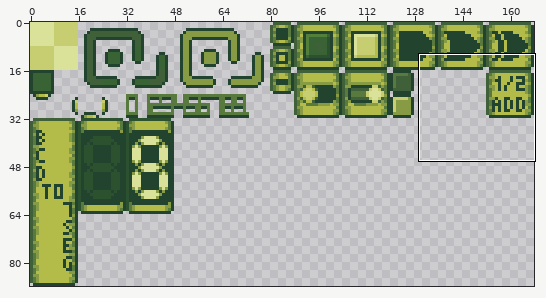
One commit to this sprite sheet: assets/images/Sprites.png. Above, an overview of the earlier version with the close-up marked.
Close-up. Old version:
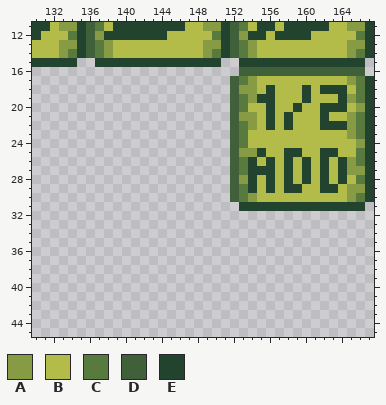
The file is 168x88 pixels. Colours within 5 levels of each other are drawn and written as one. Shown: x 130..167, y 11..45.
Palette (. is transparent): A #869b44  B #b3bb49  C #597a3e  D #3f6038  E #22432d
Pixels before, first column x 130:
11 EEBAAEDCBEEEEEEEEBBAAEDCBEEBEEEEEBBAAE
12 EBBBCEDAEEEEEEEBBBBBCEDAEEBEEEEBBBBBCE
13 BBBAAEDCABBBBBBBBBBAAEDCABBBBBBBBBBAAE
14 BBBACEDCABBBBBBBBBBACEDCABBBBBBBBBBACE
15 EEEEE..EEEEEEEEEEEEEE..EEEEEEEEEEEEEE.
16 .......................DDDDDDDDDDDDDD.
17 ......................DCABBBBBBBBBBACE
18 ......................DAABEBBBEBEEEBCE
19 ......................DCAEEBBBEBBBEACE
20 ......................DCBBEBBEBBEEEBAE
21 ......................DAABEBEBBBEBBACE
22 ......................DCABEBEBBBEEEACE
23 ......................DCBBBBBBBBBBBACE
24 ......................DCBBBBBBBBBBBBAE
25 ......................DAAEBBEEBBEEBBCE
26 ......................DCEBEBEBEBEBEACE
27 ......................DCEEEBEBEBEBEAAE
28 ......................DAEBEBEBEBEBEBCE
29 ......................DCEBEBEEBBEEBAAE
30 ......................DCABBBBBBBBBBACE
31 .......................EEEEEEEEEEEEEE.
And afterwards:
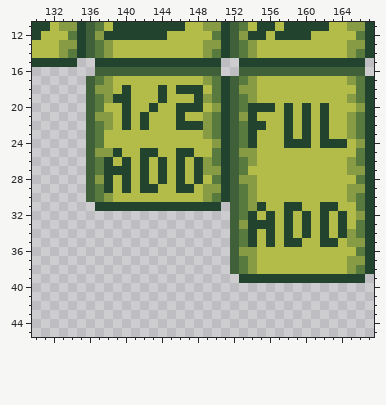
Diff:
y 16: x 137..150 .............. -> DDDDDDDDDDDDDD
y 17: x 136..151 ................ -> DCABBBBBBBBBBACE
y 18: x 136..151 ................ -> DAABEBBBEBEEEBCE; x 156 E -> B; x 160 E -> B; x 162..164 EEE -> BBB
y 19: x 136..151 ................ -> DCAEEBBBEBBBEACE; x 155..156 EE -> BB; x 160 E -> B; x 164 E -> B
y 20: x 136..151 ................ -> DCBBEBBEBBEEEBAE; x 154..155 BB -> EE; x 158..160 BEB -> EBE; x 163..164 EE -> BB
y 21: x 136..151 ................ -> DAABEBEBBBEBBACE; x 154 A -> E; x 156 E -> B; x 160 B -> E
y 22: x 136..151 ................ -> DCABEBEBBBEEEACE; x 154..156 ABE -> EEB; x 160 B -> E; x 163..164 EE -> BB
y 23: x 136..151 ................ -> DCBBBBBBBBBBBACE; x 154 B -> E; x 158 B -> E; x 160 B -> E; x 162 B -> E
y 24: x 136..151 ................ -> DCBBBBBBBBBBBBAE; x 154 B -> E; x 158..160 BBB -> EEE; x 162..164 BBB -> EEE
y 25: x 136..151 ................ -> DAAEBBEEBBEEBBCE; x 155 E -> B; x 158..159 EE -> BB; x 162..163 EE -> BB
y 26: x 136..151 ................ -> DCEBEBEBEBEBEACE; x 154 E -> A; x 156 E -> B; x 158 E -> B; x 160 E -> B; x 162 E -> B; x 164 E -> B
y 27: x 136..151 ................ -> DCEEEBEBEBEBEAAE; x 154..156 EEE -> BBB; x 158 E -> B; x 160 E -> B; x 162 E -> B; x 164 E -> B
y 28: x 136..151 ................ -> DAEBEBEBEBEBEBCE; x 154 E -> A; x 156 E -> B; x 158 E -> B; x 160 E -> B; x 162 E -> B; x 164 E -> B
y 29: x 136..151 ................ -> DCEBEBEEBBEEBAAE; x 154 E -> A; x 156 E -> B; x 158..159 EE -> BB; x 162..163 EE -> BB
y 30: x 136..151 ................ -> DCABBBBBBBBBBACE
y 31: x 137..150 .............. -> EEEEEEEEEEEEEE; x 152..154 .EE -> DCA; x 156..157 EE -> BB; x 160..161 EE -> BB; x 164..167 EEE. -> BBCE
y 32: x 152..167 ................ -> DCEBEBEBEBEBEBAE
y 33: x 152..167 ................ -> DAEEEBEBEBEBEBCE
y 34: x 152..167 ................ -> DCEBEBEBEBEBEACE
y 35: x 152..167 ................ -> DCEBEBEEBBEEBAAE
y 36: x 152..167 ................ -> DAABBBBBBBBBBBCE
y 37: x 152..167 ................ -> DCABBBBBBBBBBAAE
y 38: x 152..167 ................ -> DCABBBBBBBBBBACE
y 39: x 153..166 .............. -> EEEEEEEEEEEEEE
Changed places in both close-ups, as pixel boxes (x1, y1, x2, y2):
changed: (86, 67, 374, 283)
